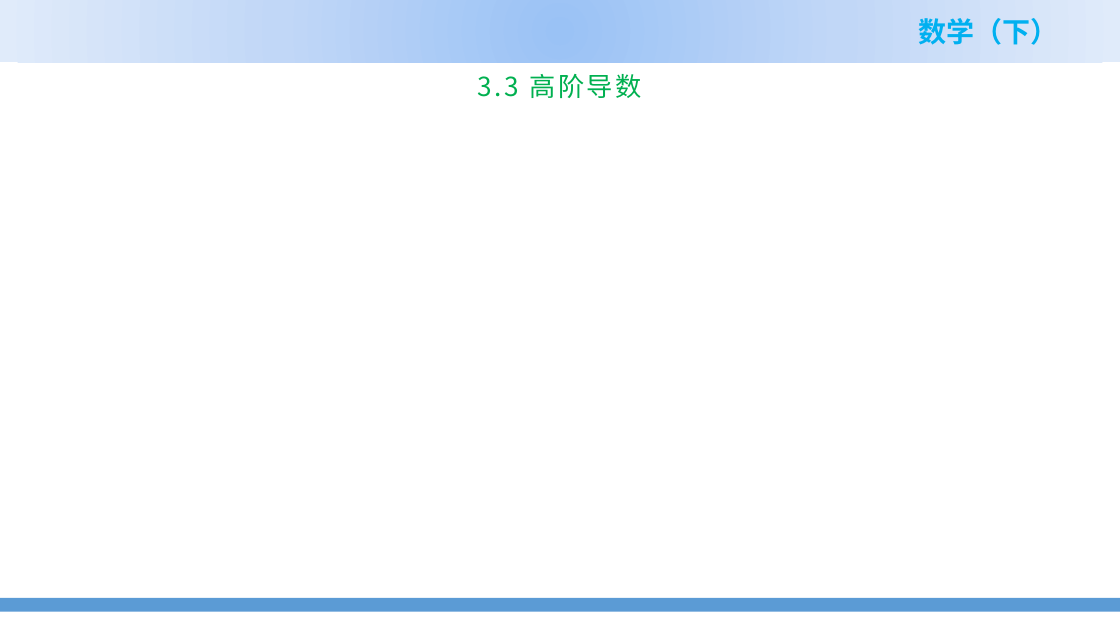
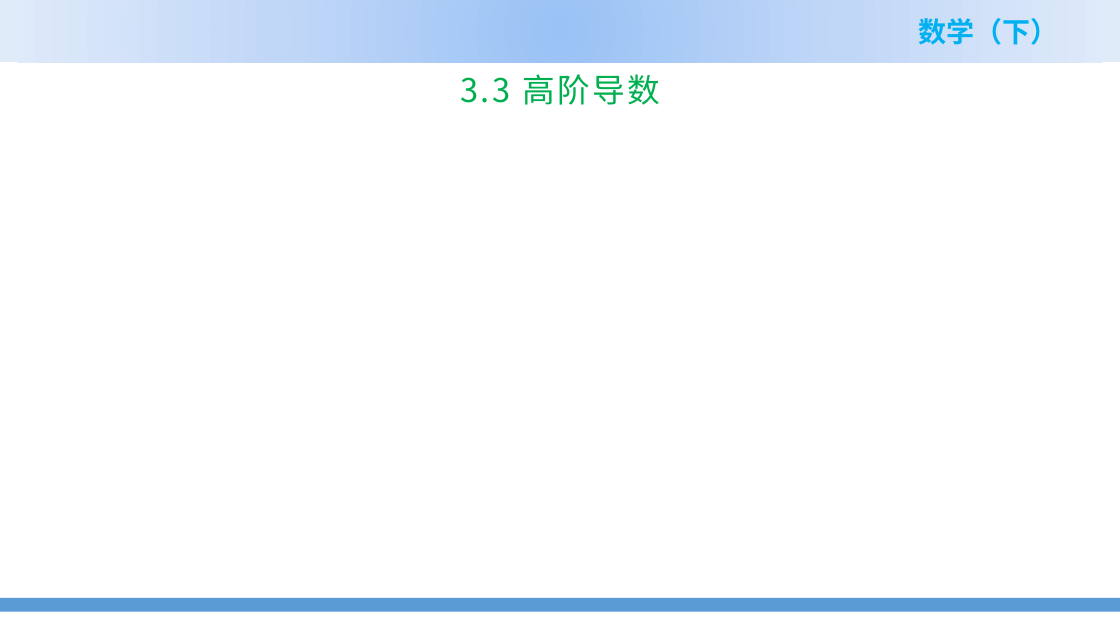
Before and after one commit to zhangshenxing/zhangshenxing.github.io, a slide deck: slide 1 of teaching/2022_spring_Math_II_ppt/3.3 高阶导数.pptx. Drawn at 1120x630 pixels with LibreOffice and Linux fonts; fonts in the diff are those of the drawing; grey boxes stand for pictures; background and template pictures are left out. Boxes give left, top, right and bottom in pixels: in the first picture for what was removed or moved away, otherwise in the second. Text is boxed around its words. In the diff, an @@ line names an element or a change of style, - is before the commit and + after.

```diff
--- a/teaching/2022_spring_Math_II_ppt/3.3 高阶导数.pptx
+++ b/teaching/2022_spring_Math_II_ppt/3.3 高阶导数.pptx
@@ title "3.3 高阶导数" at <box>460,74,659,105</box>: size 22.5 to 28 pt; vertical alignment top to middle @@
```
Also in this commit, not shown: 9 other files.
